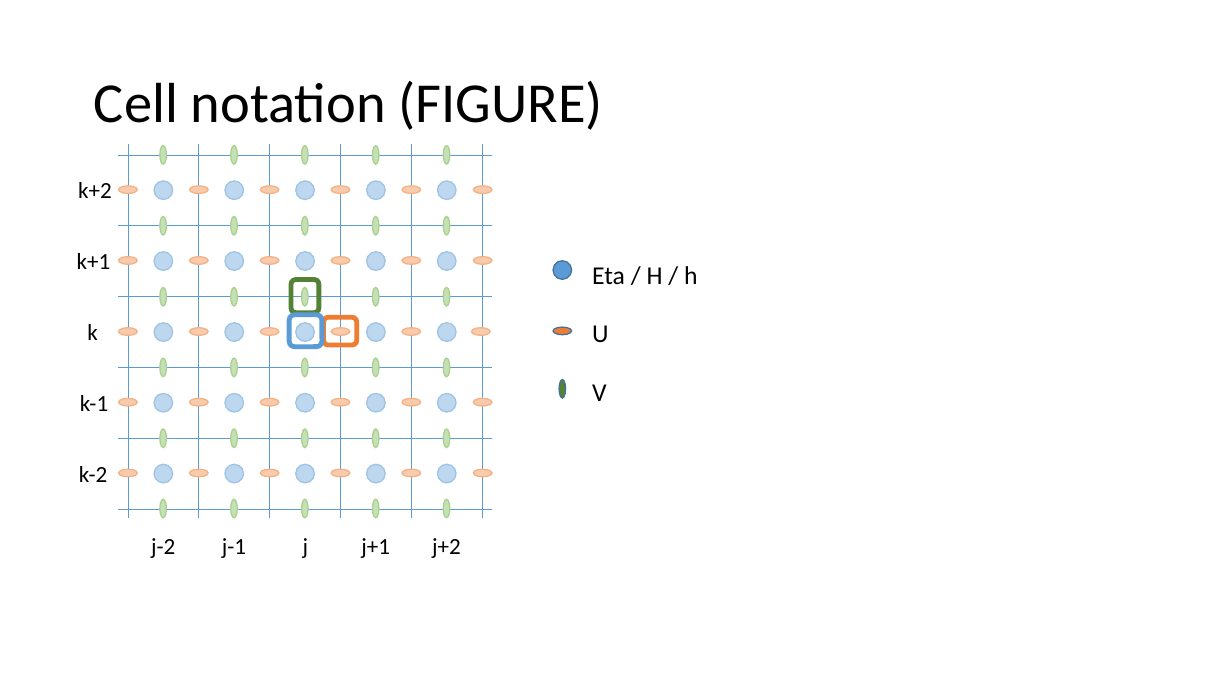
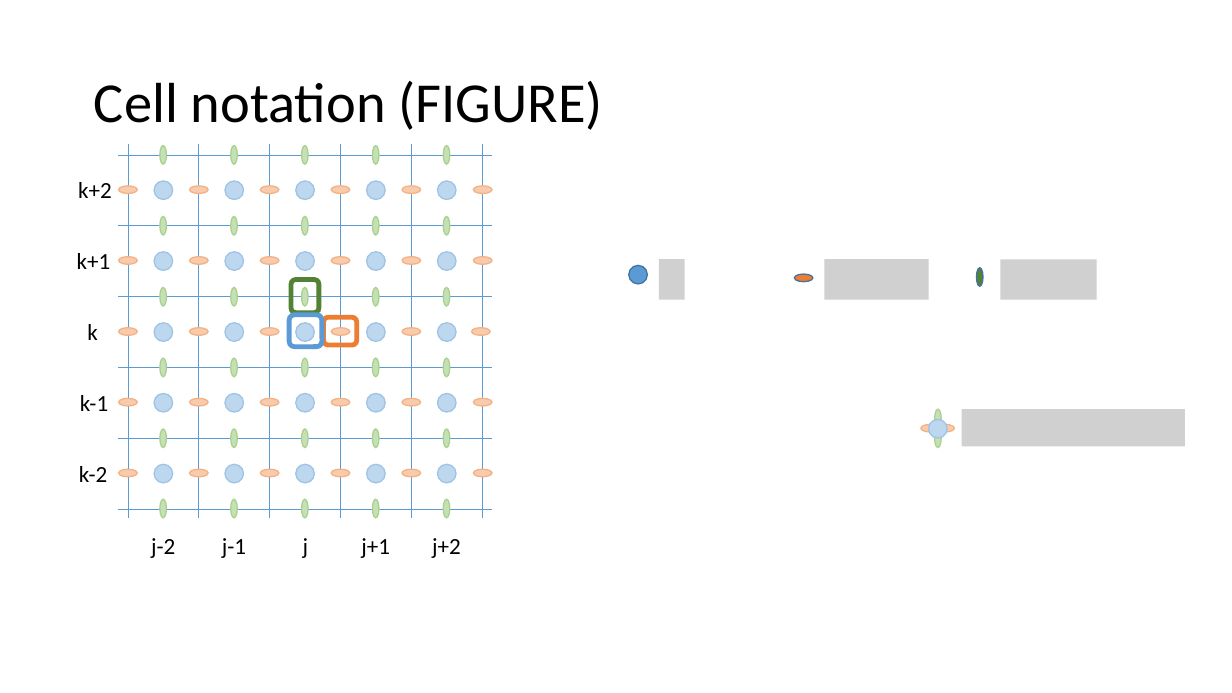
Before and after one commit to metno/gpu-ocean, a slide deck: slide 8 of python/fbl_ctcs_stencils.pptx. Drawn at 1232x693 pixels with LibreOffice and Linux fonts; fonts in the diff are those of the drawing; grey boxes stand for pictures. Boxes give left, top, right and bottom in pixels: in the first picture for what was removed or moved away, otherwise in the second. Text is boxed around its words. In the diff, an @@ line names an element or a change of style, - is before the commit and + after.

Commit message:
Updated stencil-figure in presentation.

```diff
--- a/python/fbl_ctcs_stencils.pptx
+++ b/python/fbl_ctcs_stencils.pptx
@@ text removed at [592, 266, 697, 284] @@
-Eta / H / h
@@ ellipse: place and size @@
-ellipse at [554, 261, 572, 279]
+ellipse at [629, 265, 648, 284]
@@ picture added at [659, 260, 685, 300] @@
@@ picture added at [824, 260, 929, 300] @@
@@ ellipse: place and size @@
-ellipse at [559, 380, 566, 398]
+ellipse at [977, 268, 983, 287]
@@ picture added at [1001, 260, 1097, 300] @@
@@ ellipse: place and size @@
-ellipse at [554, 327, 572, 335]
+ellipse at [795, 274, 813, 282]
@@ text removed at [592, 325, 608, 342] @@
-U
@@ text removed at [592, 384, 607, 401] @@
-V
@@ picture added at [962, 409, 1186, 446] @@
@@ group added at [921, 409, 955, 447]: 5 ellipses @@
```
